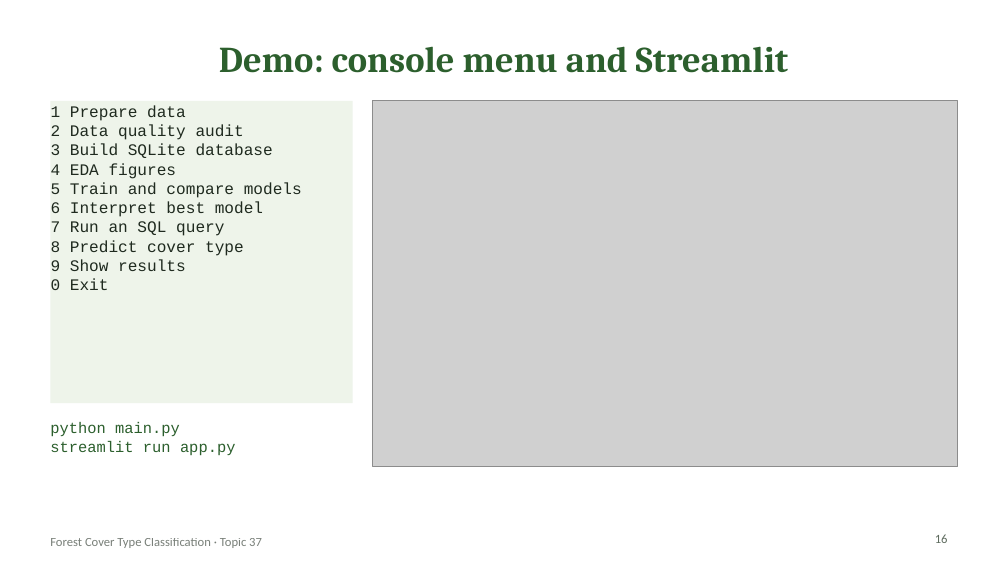
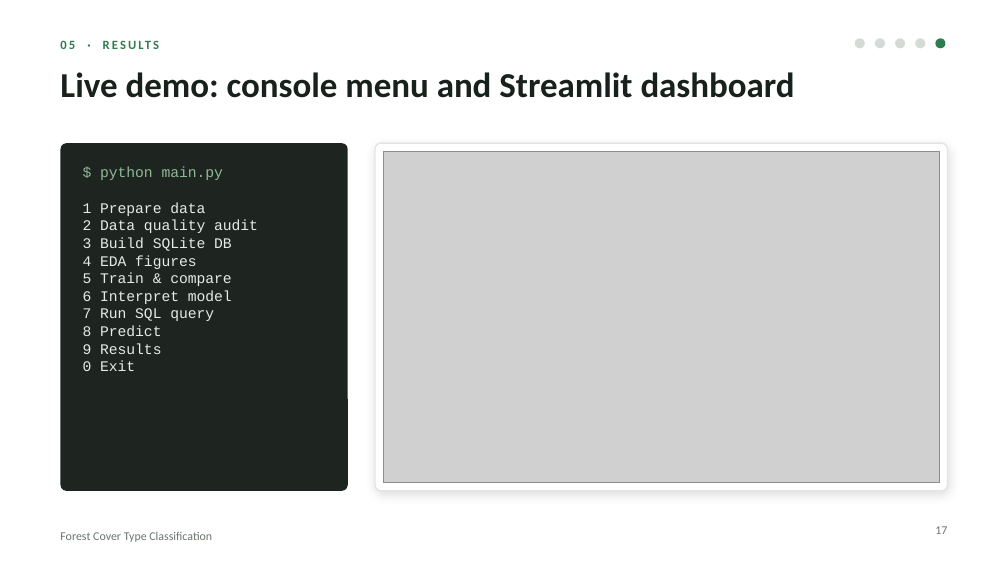
Before and after one commit to mara-werils/forest-cover-classification, a slide deck: slide 17 of docs/Presentation_Forest_Cover_Classification.pptx (slide 16 before the commit). Drawn at 1008x567 pixels with LibreOffice and Linux fonts; fonts in the diff are those of the drawing; grey boxes stand for pictures. Boxes give left, top, right and bottom in pixels: in the first picture for what was removed or moved away, otherwise in the second. Text is boxed around its words. In the diff, an @@ line names an element or a change of style, - is before the commit and + after.

```diff
--- a/docs/Presentation_Forest_Cover_Classification.pptx
+++ b/docs/Presentation_Forest_Cover_Classification.pptx
@@ text added at [60, 33, 665, 55], 9 pt, text #2E7D4F, bold @@
+05 · RESULTS
@@ ellipse added at [855, 38, 865, 48], fill #D5DAD6 @@
@@ ellipse added at [875, 38, 885, 48], fill #D5DAD6 @@
@@ ellipse added at [895, 38, 905, 48], fill #D5DAD6 @@
@@ ellipse added at [915, 38, 925, 48], fill #D5DAD6 @@
@@ ellipse added at [935, 38, 946, 48], fill #2E7D4F @@
@@ title at [60, 72, 795, 98]: text changed; size 26 to 25 pt; font Cambria to Calibri; text colour #2C5F2D to #18211B @@
-Demo: console menu and Streamlit
+Live demo: console menu and Streamlit dashboard
@@ title "Live demo: console menu and ..." at [60, 72, 795, 98]: vertical alignment middle to top @@
@@ rounded rectangle added at [60, 143, 348, 491], fill #1E2420 @@
@@ rounded rectangle added at [375, 143, 948, 491], fill #FFFFFF, outline #E2E6E1 1 pt @@
@@ text "$ python main.py": place and size @@
-text "$ python main.py" at [50, 101, 353, 403]
+text "$ python main.py" at [83, 167, 258, 371]
@@ text "$ python main.py" at [83, 167, 258, 371]: fill #EEF4EA to none @@
@@ text at [100, 167, 223, 180]: paragraph added @@
+$ python main.py
@@ picture: place and size @@
-picture at [373, 101, 958, 467]
+picture at [383, 151, 939, 483]
@@ text at [83, 202, 258, 371]: size 11.5 to 10.5 pt, text colour #1F2A1F to #E6EAE7 in "1 Prepare data", "2 Data quality audit", "4 EDA figures", "0 Exit" @@
@@ text at [83, 237, 232, 251]: text changed; size 11.5 to 10.5 pt; text colour #1F2A1F to #E6EAE7 @@
-3 Build SQLite database
+3 Build SQLite DB
@@ text at [83, 272, 232, 354]: text changed; size 11.5 to 10.5 pt; text colour #1F2A1F to #E6EAE7 @@
-5 Train and compare models
-6 Interpret best model
-7 Run an SQL query
-8 Predict cover type
-9 Show results
+5 Train & compare
+6 Interpret model
+7 Run SQL query
+8 Predict
+9 Results
@@ text removed at [50, 422, 236, 455] @@
-python main.py
-streamlit run app.py
@@ text at [60, 532, 212, 542]: text changed; size 9 to 8.5 pt; text colour #1F2A1F at 60% opacity to #6B756E @@
-Forest Cover Type Classification · Topic 37
+Forest Cover Type Classification
@@ page number removed at [935, 534, 948, 543] @@
-16
@@ page number added at [935, 526, 947, 534], 8.5 pt, text #6B756E @@
+17
```
Also in this commit, not shown: 13 other slides changed, 5 slides added, 4 slides removed, 2 other files.
